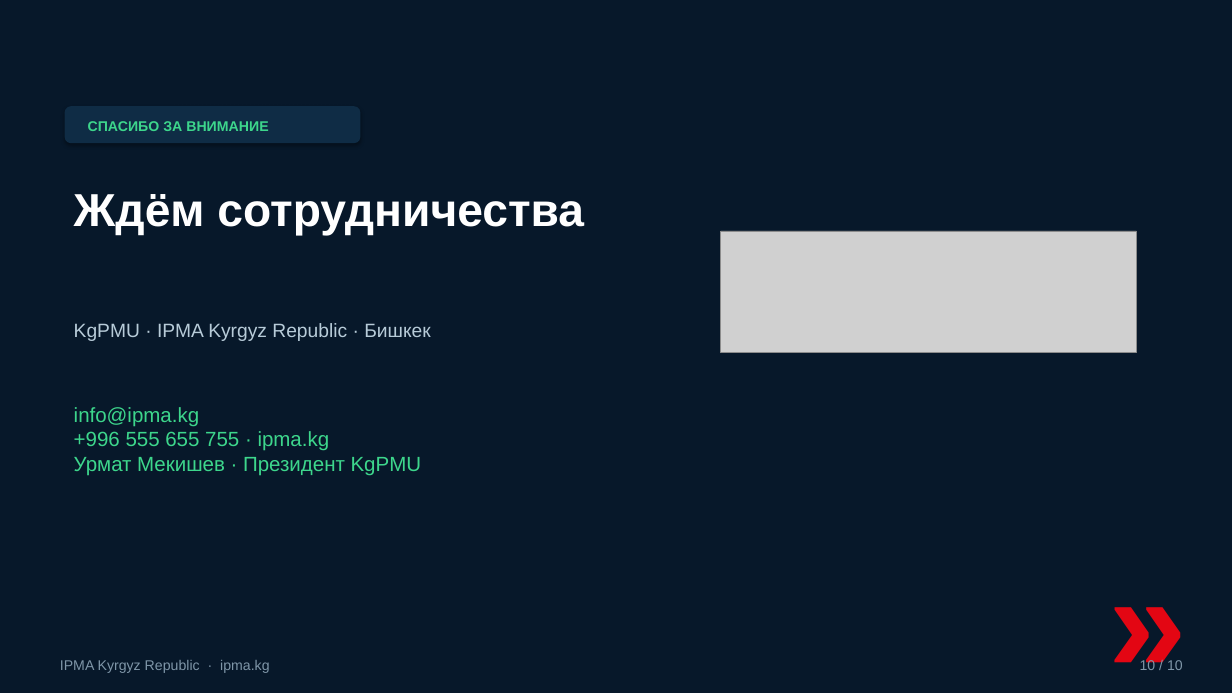
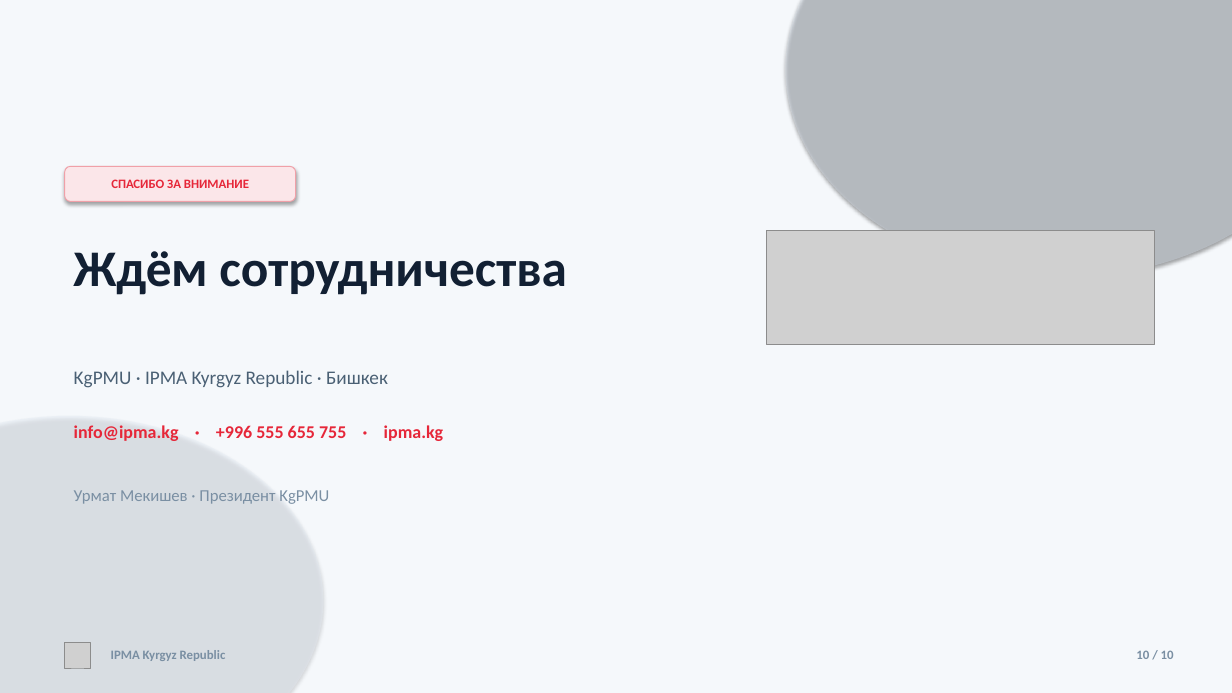
Before and after one commit to umekishev/umekishev, a slide deck: slide 10 of presentations/IPMA_Kyrgyzstan_CoD_Presentation.pptx. Drawn at 1232x693 pixels with LibreOffice and Linux fonts; fonts in the diff are those of the drawing; grey boxes stand for pictures. Boxes give left, top, right and bottom in pixels: in the first picture for what was removed or moved away, otherwise in the second. Text is boxed around its words. In the diff, an @@ line names an element or a change of style, - is before the commit and + after.

```diff
--- a/presentations/IPMA_Kyrgyzstan_CoD_Presentation.pptx
+++ b/presentations/IPMA_Kyrgyzstan_CoD_Presentation.pptx
@@ rectangle at (x1=0, y1=0, x2=1232, y2=693): fill #07182A to #F5F8FB @@
@@ ellipse added at (x1=786, y1=0, x2=1232, y2=277), fill #DCE6F2 at 35% opacity @@
@@ rounded rectangle removed at (x1=65, y1=106, x2=360, y2=143) @@
@@ rounded rectangle "СПАСИБО ЗА ВНИМАНИЕ" resized from (x1=88, y1=121, x2=268, y2=131) to (x1=65, y1=166, x2=296, y2=201) @@
@@ rounded rectangle "СПАСИБО ЗА ВНИМАНИЕ" at (x1=65, y1=166, x2=296, y2=201): size 11 to 10 pt, font Arial to Calibri, text colour #3DD68C to #E62739; alignment left to centre; vertical alignment top to middle; fill none to #FBE6E9; outline none to #F0A0A8 0.75 pt; shadow on @@
@@ text "Ждём сотрудничества" moved from (x1=74, y1=194, x2=584, y2=235) to (x1=74, y1=251, x2=567, y2=295) @@
@@ text "Ждём сотрудничества" at (x1=74, y1=251, x2=567, y2=295): size 36 to 40 pt, font Arial to Calibri, text colour #FFFFFF to #122033 @@
@@ picture resized from (x1=721, y1=231, x2=1137, y2=353) to (x1=767, y1=231, x2=1155, y2=345) @@
@@ text "KgPMU · IPMA Kyrgyz Republic ..." moved from (x1=74, y1=323, x2=431, y2=341) to (x1=74, y1=370, x2=388, y2=388) @@
@@ text "KgPMU · IPMA Kyrgyz Republic ..." at (x1=74, y1=370, x2=388, y2=388): font Arial to Calibri, text colour #B7CBD8 to #4A6074 @@
@@ ellipse added at (x1=0, y1=416, x2=323, y2=693), fill #E3EBF4 at 40% opacity @@
@@ text at (x1=74, y1=425, x2=444, y2=441): text changed; size 16 to 14 pt; font Arial to Calibri; text colour #3DD68C to #E62739; bold on @@
-info@ipma.kg
-+996 555 655 755 · ipma.kg
-Урмат Мекишев · Президент KgPMU
+info@ipma.kg · +996 555 655 755 · ipma.kg
@@ text added at (x1=74, y1=490, x2=329, y2=504), 13 pt, text #7A8FA3 @@
+Урмат Мекишев · Президент KgPMU
@@ text removed at (x1=1100, y1=527, x2=1232, y2=656) @@
-»
@@ picture added at (x1=65, y1=642, x2=91, y2=668) @@
@@ text at (x1=111, y1=650, x2=226, y2=661): text changed; size 11 to 10 pt; font Arial to Calibri; text colour #7F96A8 to #7A8FA3; bold on @@
-IPMA Kyrgyz Republic · ipma.kg
+IPMA Kyrgyz Republic
@@ text "10 / 10" moved from (x1=1140, y1=658, x2=1183, y2=670) to (x1=1136, y1=650, x2=1174, y2=659) @@
@@ text "10 / 10" at (x1=1136, y1=650, x2=1174, y2=659): size 11 to 10 pt, font Arial to Calibri, text colour #7F96A8 to #7A8FA3, bold on @@
```
Also in this commit, not shown: 9 other slides changed.
